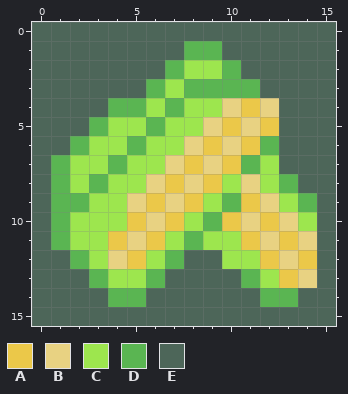
Edited in one commit: pixel-art file (Project Games/Project Mini Farm Simulator/Aseprite/Seeds/corn/Corn_Image.aseprite). This is how it looked before the edit.
16x16 pixels, 1 frame.
Palette (. is transparent): A #ebc849  B #e8d282  C #9de64e  D #5ab552  E #4d6659
After:
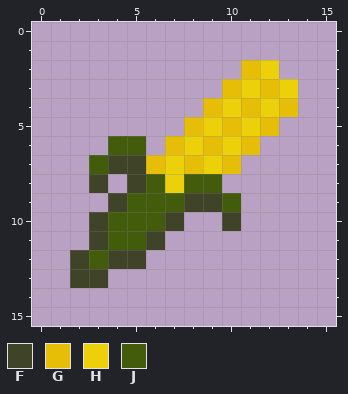
Colours new in this view: F #3f4328  G #e6be08  H #ecd10a  J #425c0c
Change:
layer "bg" removed
Colour E changes from #4d6659 to #b8a1c2.
Layer "Layer 1":
The edit turns colour A into colour E in row 9 at x 11; in row 10 at x 12; in row 11 at x 11 and 13; in row 12 at x 12 and 14; in row 13 at x 13.
The edit turns colour B into colour E in row 8 at x 11; in row 9 at x 12; in row 10 at x 11 and 13; in row 11 at x 12 and 14; in row 12 at x 13; in row 13 at x 14.
The edit turns colour C into colour E in row 2 at x 8 to 9; in row 3 at x 7; in row 4 at x 6 and 8; in row 5 at x 4 to 5 and 7; in row 6 at x 3 and 6; in row 7 at x 2 and 12.
The edit turns colour C into colour E in row 8 at x 2, 4, 10 and 12; in row 9 at x 3 and 13; in row 10 at x 2, 8 and 14; in row 11 at x 2, 7 and 9 to 10; in row 12 at x 6 and 10 to 11; in row 13 at x 4 to 5 and 12.
The edit turns colour D into colour E in row 1 at x 8 to 9; in row 2 at x 7 and 10; in row 3 at x 6 and 8 to 9; in row 4 at x 4 to 5 and 7; in row 5 at x 3 and 6; in row 6 at x 2 and 12.
The edit turns colour D into colour E in row 7 at x 1 and 11; in row 8 at x 1 and 13; in row 9 at x 1 to 2 and 14; in row 10 at x 1 and 9; in row 11 at x 1 and 8; in row 12 at x 7.
The edit turns colour D into colour E in row 13 at x 6 and 11; in row 14 at x 4 to 5 and 12 to 13.
The edit turns colour A into colour F in row 9 at x 8; in row 10 at x 7 and 10; in row 11 at x 6; in row 12 at x 5.
The edit turns colour B into colour F in row 12 at x 4.
The edit turns colour C into colour F in rows 7 to 8 at x 5; in row 9 at x 4 and 9; in rows 10 to 11 at x 3.
The edit turns colour D into colour F in row 7 at x 4; in row 8 at x 3; in row 12 at x 2; in row 13 at x 3.
The edit turns colour E into colour F in row 13 at x 2.
The edit turns colour A into colour G in row 4 at x 11; in row 5 at x 10 and 12; in row 6 at x 9 and 11; in row 7 at x 8 and 10.
The edit turns colour C into colour G in row 4 at x 9; in row 5 at x 8; in row 6 at x 7; in row 7 at x 6.
The edit turns colour D into colour G in row 3 at x 10.
The edit turns colour E into colour G in row 2 at x 11; in row 3 at x 12; in row 4 at x 13.
The edit turns colour A into colour H in row 8 at x 7.
The edit turns colour B into colour H in row 4 at x 10 and 12; in row 5 at x 9 and 11; in row 6 at x 8 and 10; in row 7 at x 7 and 9.
The edit turns colour D into colour H in row 3 at x 11.
The edit turns colour E into colour H in row 2 at x 12; in row 3 at x 13.
The edit turns colour A into colour J in row 8 at x 9; in row 9 at x 6; in row 10 at x 5; in row 11 at x 4.
The edit turns colour B into colour J in row 8 at x 6 and 8; in row 9 at x 5 and 7; in row 10 at x 6; in row 11 at x 5.
The edit turns colour C into colour J in row 6 at x 4; in row 7 at x 3; in row 10 at x 4; in row 12 at x 3.
The edit turns colour D into colour J in row 6 at x 5; in row 9 at x 10.
Changed places in both pictures, as pixel boxes (x1, y1, x2, y2):
changed: (32, 22, 336, 326)
